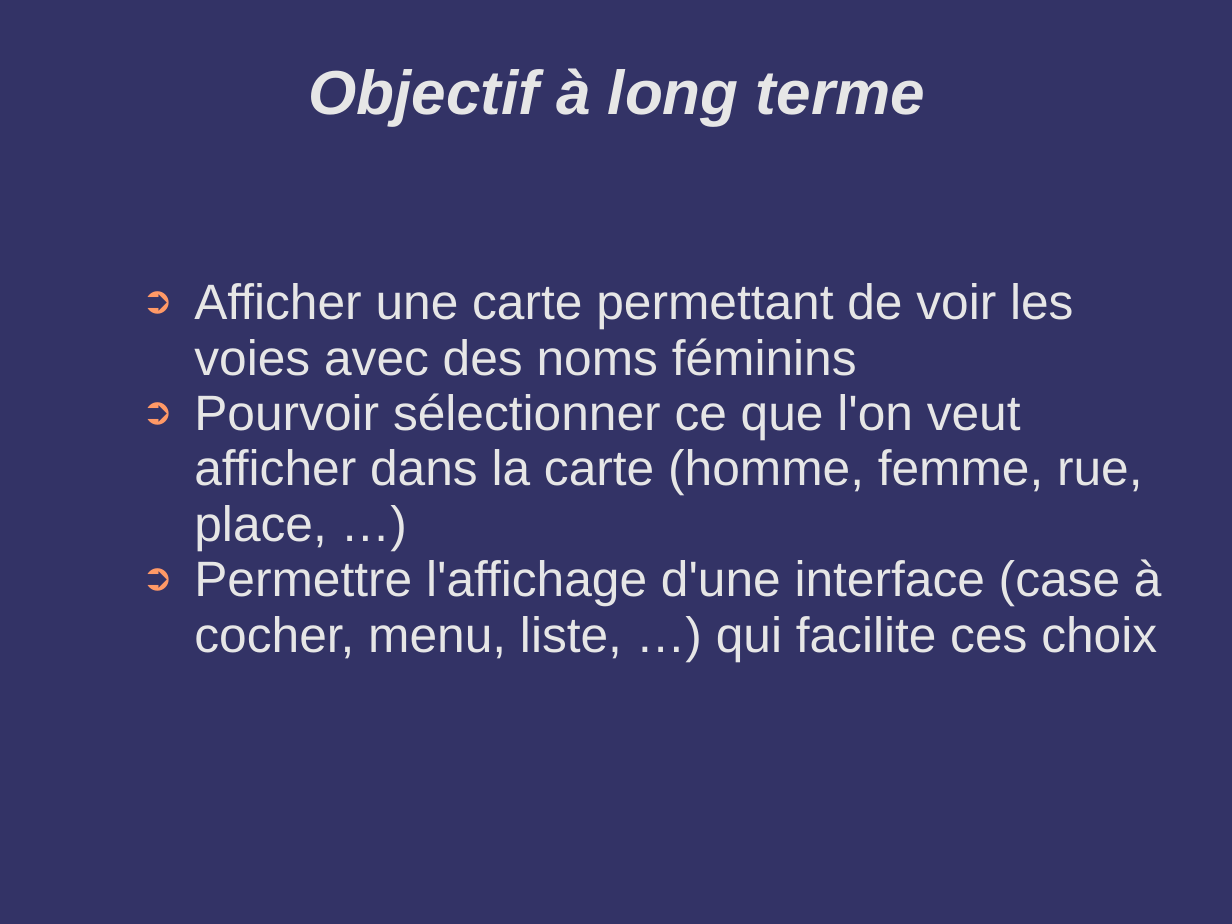
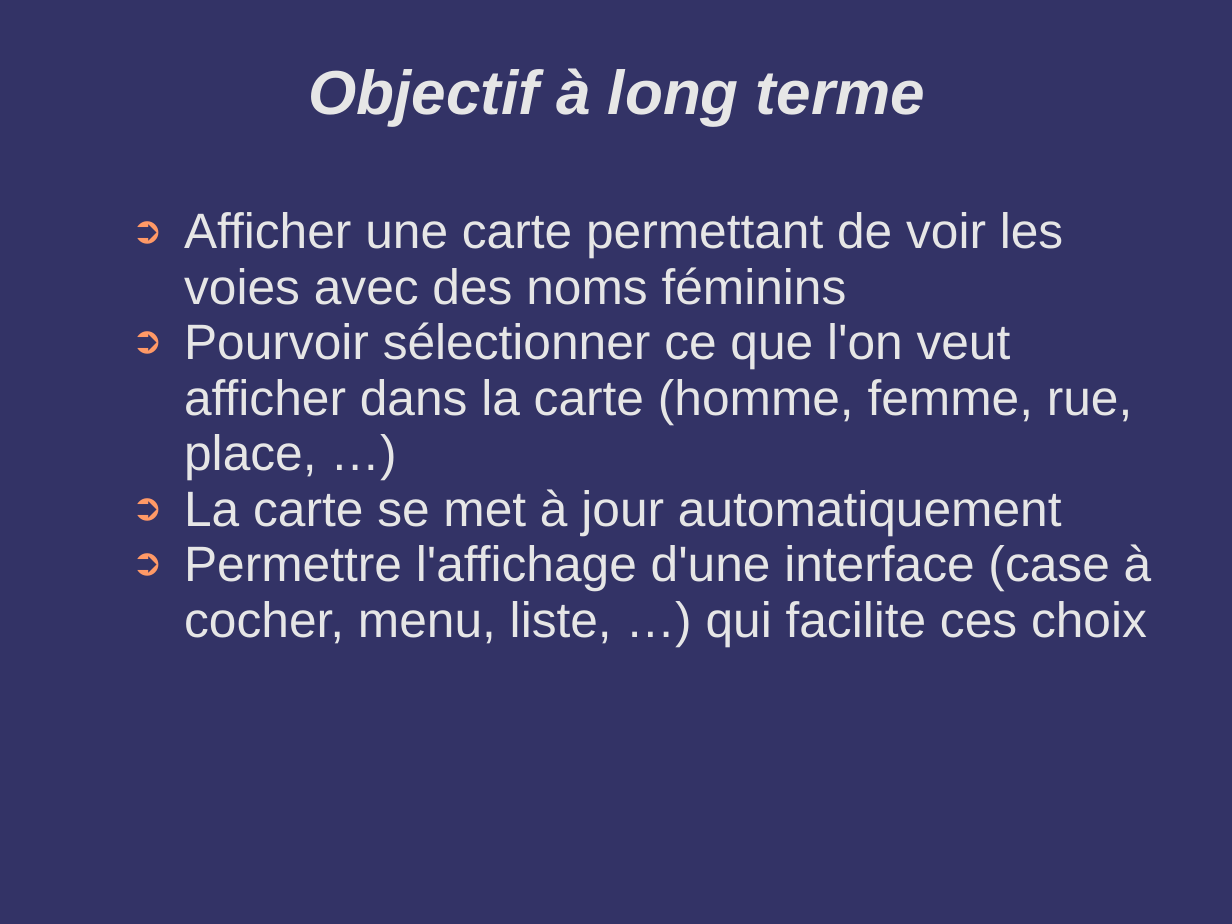
Before and after one commit to HamidBe/turbine_project, a slide deck: slide 4 of Documents/Cartographie_Feminine.ppt. Drawn at 1232x924 pixels with LibreOffice and Linux fonts; fonts in the diff are those of the drawing; background and template pictures are left out. Boxes give left, top, right and bottom in pixels: in the first picture for what was removed or moved away, otherwise in the second. Text is boxed around its words. In the diff, an @@ line names an element or a change of style, - is before the commit and + after.

```diff
--- a/Documents/Cartographie_Feminine.ppt
+++ b/Documents/Cartographie_Feminine.ppt
@@ text "Afficher une carte permettant de ...": place and size @@
-text "Afficher une carte permettant de ..." at box(194, 283, 1162, 661)
+text "Afficher une carte permettant de ..." at box(184, 212, 1152, 646)
@@ text at box(184, 489, 1062, 535): paragraph added @@
+➲ La carte se met à jour automatiquement
```
Also in this commit, not shown: 4 other slides changed, 1 slide added, 1 other file.
